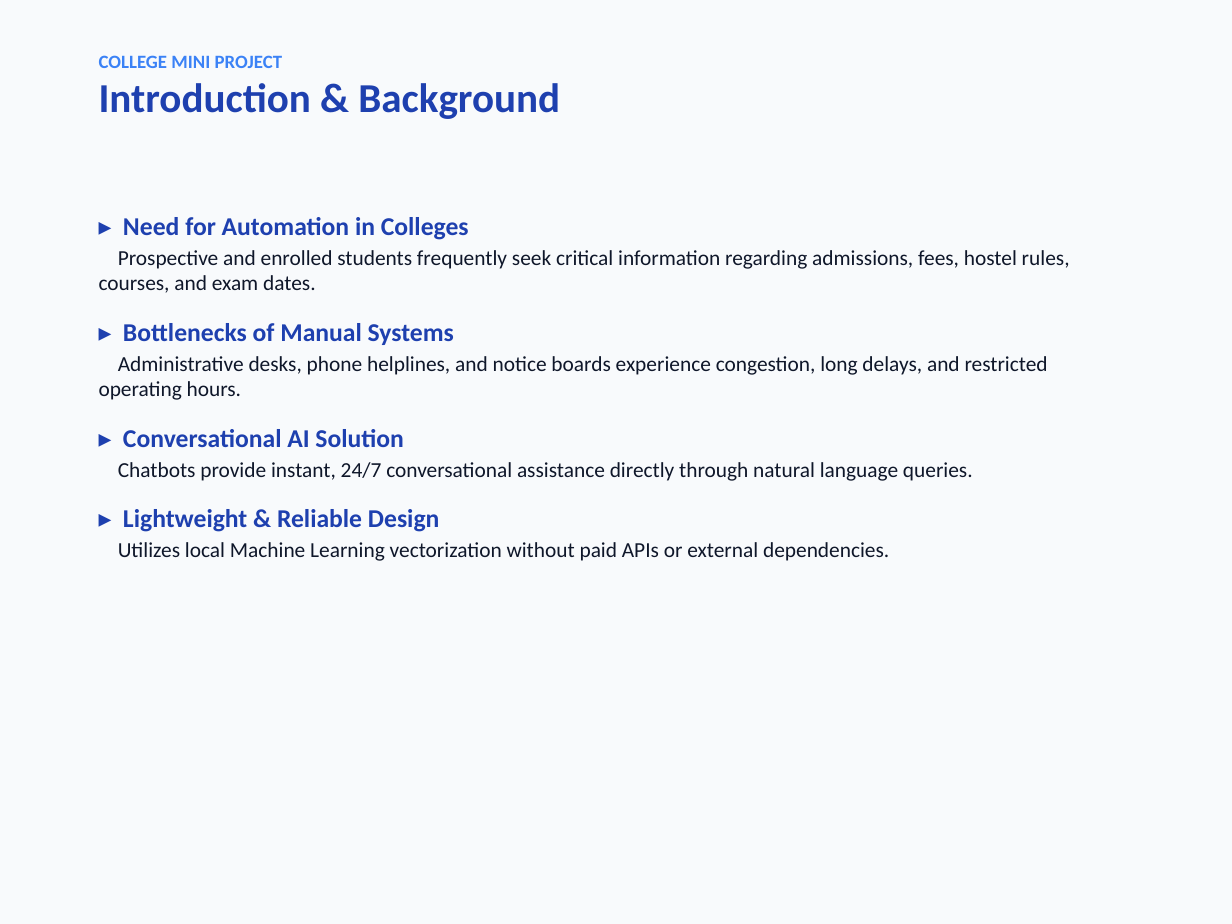
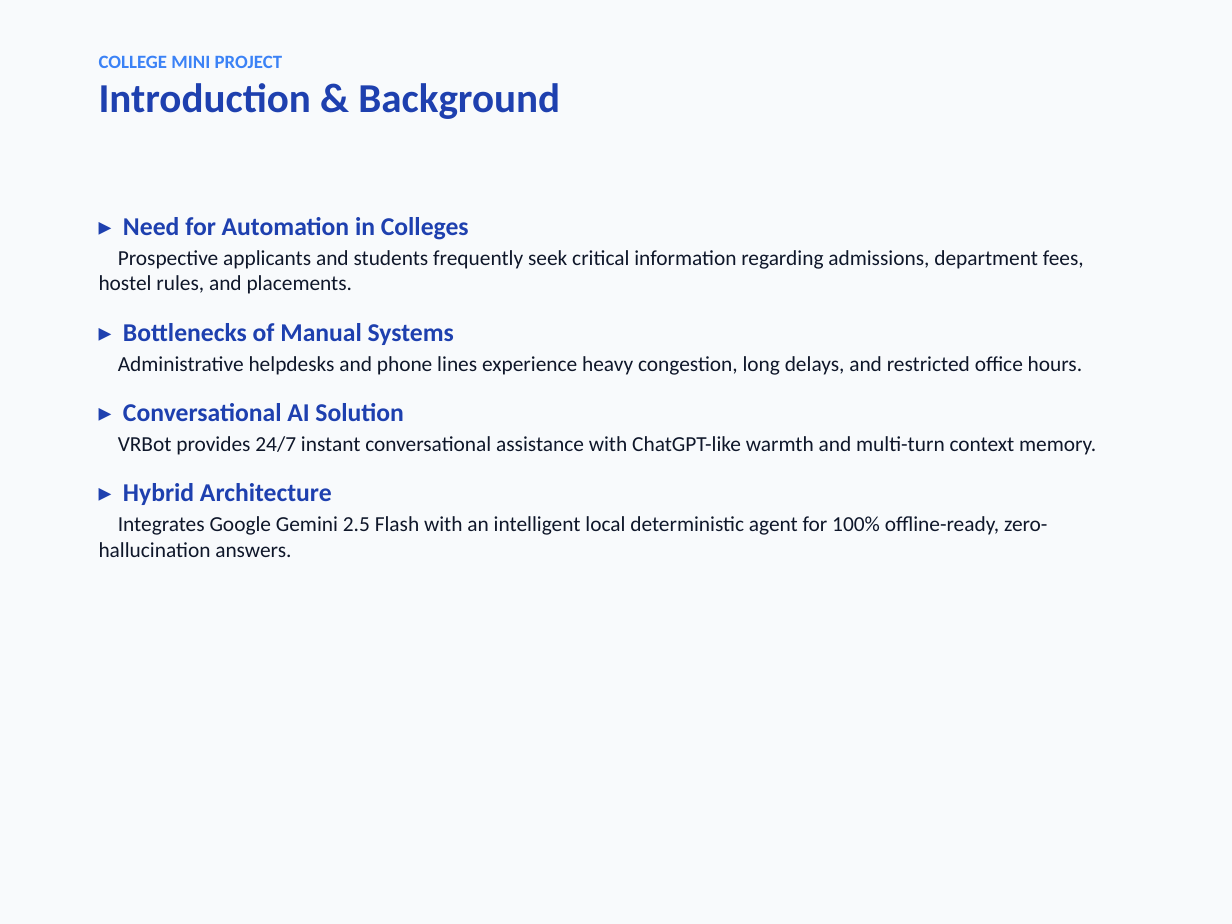
Before and after one commit to kvaruneshruban/AI-Based-College-Enquiry-Chatbot, a slide deck: slide 2 of documentation/presentation.pptx. Drawn at 1232x924 pixels with LibreOffice and Linux fonts; fonts in the diff are those of the drawing. Boxes give left, top, right and bottom in pixels: in the first picture for what was removed or moved away, otherwise in the second. Text is boxed around its words. In the diff, an @@ line names an element or a change of style, - is before the commit and + after.

Commit message:
feat: integrate Google Gemini AI, multi-turn memory, and enhanced UI assets

```diff
--- a/documentation/presentation.pptx
+++ b/documentation/presentation.pptx
@@ text at bbox=[99, 250, 1084, 294]: text changed @@
-Prospective and enrolled students frequently seek critical information regarding admissions, fees, hostel rules, courses, and exam dates.
+Prospective applicants and students frequently seek critical information regarding admissions, department fees, hostel rules, and placements.
@@ text at bbox=[118, 356, 1083, 375]: text changed @@
-Administrative desks, phone helplines, and notice boards experience congestion, long delays, and restricted operating hours.
+Administrative helpdesks and phone lines experience heavy congestion, long delays, and restricted office hours.
@@ text at bbox=[99, 436, 1096, 557]: text changed @@
-Chatbots provide instant, 24/7 conversational assistance directly through natural language queries.
-▸ Lightweight & Reliable Design
-Utilizes local Machine Learning vectorization without paid APIs or external dependencies.
+VRBot provides 24/7 instant conversational assistance with ChatGPT-like warmth and multi-turn context memory.
+▸ Hybrid Architecture
+Integrates Google Gemini 2.5 Flash with an intelligent local deterministic agent for 100% offline-ready, zero-hallucination answers.
```
Also in this commit, not shown: 10 other slides changed, 1 slide added, 1 slide removed, 50 other files.
